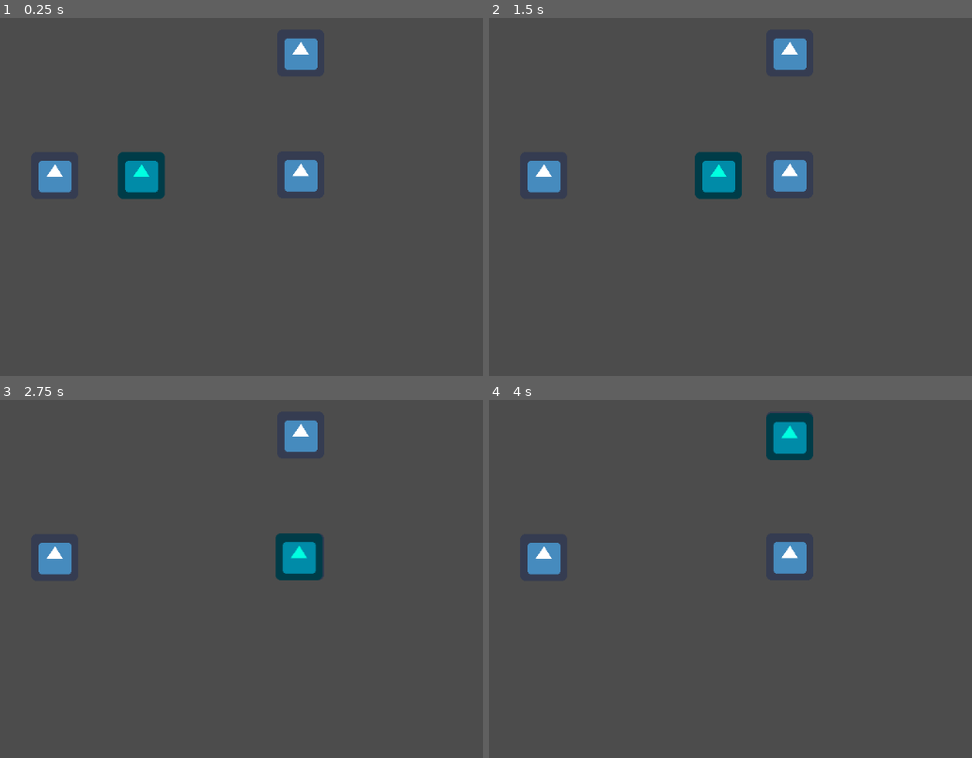
Above: before the commit, frames 1-4 (two rows, left to right).
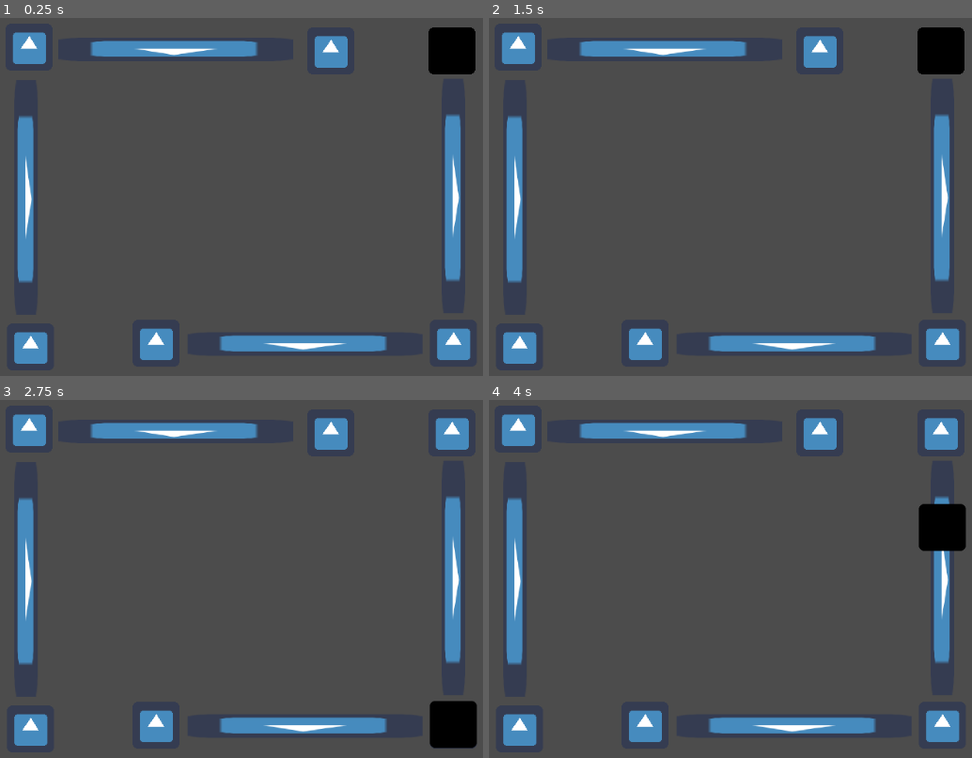
Above: after the commit, the same moments.

Repository: Triggered41/GoGodotJam
Game: Godot game, scene res://Levels/Node2D.tscn
Two runs of this game, one before a commit and one after it. Both use one fixed random seed, a clock stepped at 60 frames per second and the inputs below. The engine's default icon, where the game draws it, is replaced by a stand-in: a white triangle on a blue panel in a dark square.
Inputs (mouse positions are in pixels of both pictures, inside the frame that each line leads up to):
- Up to frame 1 (0.25 s): no input
- Up to frame 2 (1.5 s): tap Enter (ui_accept) at 0.5, 0.6, 0.77, 1.07, 1.25, 1.35 s; move the mouse to (918, 182) at 0.52 s; hold Right (ui_right) 0.53-1.28 s; move the mouse to (604, 225) at 1.27 s; hold Down (ui_down) from 1.28 s (still down)
- Up to frame 3 (2.75 s): tap Enter (ui_accept) at 1.52, 1.82, 2, 2.1 s; move the mouse to (342, 489) at 2.02 s; release Down (ui_down) at 2.03 s; hold Right (ui_right) from 2.03 s (still down)
- Up to frame 4 (4 s): move the mouse to (716, 675) at 2.77 s; release Right (ui_right) at 2.78 s; hold Up (ui_up) 2.78-3.53 s; tap Enter (ui_accept) at 2.85, 3.02, 3.32, 3.5, 3.6, 3.77 s; move the mouse to (outside the picture) at 3.52 s; hold Left (ui_left) from 3.53 s (still down)

The runs differ from the first frame. In frame 1, 14% of the frame differs, in the area x 2-99%, y 2-97%; in frame 2, 14%; in frame 3, 13%; in frame 4, 13%.

Commit message:
Mouse Drag added, some fixes

Diff:
--- a/Levels/Node2D.tscn
+++ b/Levels/Node2D.tscn
@@ -1,18 +1,45 @@
-[gd_scene load_steps=4 format=2]
+[gd_scene load_steps=5 format=2]
 
 [ext_resource path="res://Player.tscn" type="PackedScene" id=1]
 [ext_resource path="res://WireNode.tscn" type="PackedScene" id=2]
 [ext_resource path="res://bulb.tscn" type="PackedScene" id=3]
+[ext_resource path="res://Wire.tscn" type="PackedScene" id=4]
 
 [node name="Node2D" type="Node2D"]
 
-[node name="Player" parent="." instance=ExtResource( 1 )]
-
 [node name="RigidBody2D" parent="." instance=ExtResource( 2 )]
-position = Vector2( 558, 260 )
+position = Vector2( 766, 490 )
 
 [node name="RigidBody2D2" parent="." instance=ExtResource( 2 )]
-position = Vector2( 558, 94 )
+position = Vector2( 764, 91 )
+
+[node name="RigidBody2D3" parent="." instance=ExtResource( 2 )]
+position = Vector2( 599, 91 )
+
+[node name="RigidBody2D4" parent="." instance=ExtResource( 2 )]
+position = Vector2( 188, 86 )
+
+[node name="RigidBody2D5" parent="." instance=ExtResource( 2 )]
+position = Vector2( 190, 495 )
 
 [node name="bulb" parent="." instance=ExtResource( 3 )]
-position = Vector2( 223, 261 )
+position = Vector2( 361, 490 )
+
+[node name="Wire2" parent="." instance=ExtResource( 4 )]
+position = Vector2( 766, 289 )
+rotation = 1.57079
+
+[node name="Wire5" parent="." instance=ExtResource( 4 )]
+position = Vector2( 184, 291 )
+rotation = 1.57079
+
+[node name="Wire3" parent="." instance=ExtResource( 4 )]
+position = Vector2( 564, 491 )
+rotation = 3.14159
+
+[node name="Wire4" parent="." instance=ExtResource( 4 )]
+position = Vector2( 388, 89 )
+rotation = 3.14159
+
+[node name="Player" parent="." instance=ExtResource( 1 )]
+position = Vector2( 764, 91 )
--- a/Player.gd
+++ b/Player.gd
@@ -3,6 +3,12 @@
 export var speed = 10.0
 
 onready var rays = $Junction_check
+
+var is_pointer = false
+var can_move = false
+
+var pos = Vector2.ZERO
+var current_dir = 0
 
 var movedir = Vector2.ZERO
 var available_dir = [false, false, false, false] #UP, DOWN, LEFT, RIGHT]
@@ -19,20 +25,56 @@
 	if movedir == Vector2.ZERO:
 		if Input.is_action_just_released("ui_up") and available_dir[0]:
 			movedir.y = -speed
-
+			current_dir = 1
 		if Input.is_action_just_released("ui_down") and available_dir[1]:
 			movedir.y = speed
-
+			current_dir = 0
 		if Input.is_action_just_released("ui_left") and available_dir[2]:
 			movedir.x = -speed
-
+			current_dir = 3
 		if Input.is_action_just_released("ui_right") and available_dir[3]:
 			movedir.x = speed
+			current_dir = 2
+		if Input.is_action_just_pressed("ui_accept"):
+			pos = global_position
+			if is_pointer:
+				can_move = true
+		if Input.is_action_just_released("ui_accept"):
+			can_move = false
+			global_position = pos
+			to_junction()
+
+		player_to_mouse()
+
+
 
 func check_junc():
 	for i in range(4):
 		var ray = rays.get_child(i)
-		if ray.is_colliding() and ray.get_collider().is_in_group("junction"):
+		if ray.is_colliding() and ray.get_collider().is_in_group("wire"):
 			available_dir[i] = true
 		else:
 			available_dir[i] = false
+
+func player_to_mouse():
+	if can_move:
+		var dir = get_global_mouse_position() - pos
+		var length = dir.length()
+		length = clamp(length, 0, 150)
+		global_position = pos + dir.normalized()*length
+
+func _on_Player_mouse_entered():
+	is_pointer = true
+	print("Mouse Entered")
+
+func _on_Player_mouse_exited():
+	is_pointer = false
+	print("Mouse Exited")
+
+func to_junction():
+	var check = $Area2D
+	for body in check.get_overlapping_areas():
+		print(check.get_overlapping_areas())
+		if body.is_in_group("junction"):
+			global_position = body.global_position
+			print("OH YEAH")
--- a/Player.tscn
+++ b/Player.tscn
@@ -6,14 +6,13 @@
 [sub_resource type="RectangleShape2D" id=1]
 extents = Vector2( 30.5, 30.5 )
 
+[sub_resource type="RectangleShape2D" id=2]
+extents = Vector2( 30, 30 )
+
 [node name="Player" type="KinematicBody2D" groups=["player"]]
-position = Vector2( 341, 261 )
 z_index = 1
+input_pickable = true
 script = ExtResource( 1 )
-
-[node name="Icon" type="Sprite" parent="."]
-modulate = Color( 0, 1, 0.882353, 1 )
-texture = ExtResource( 2 )
 
 [node name="CollisionShape2D" type="CollisionShape2D" parent="."]
 shape = SubResource( 1 )
@@ -23,19 +22,31 @@
 [node name="junc_checku" type="RayCast2D" parent="Junction_check"]
 position = Vector2( 0, -38 )
 enabled = true
-cast_to = Vector2( 0, -300 )
+cast_to = Vector2( 0, -30 )
 
 [node name="junc_checkd" type="RayCast2D" parent="Junction_check"]
 position = Vector2( 0, 41 )
 enabled = true
-cast_to = Vector2( 0, 300 )
+cast_to = Vector2( 0, 30 )
 
 [node name="junc_checkL" type="RayCast2D" parent="Junction_check"]
 position = Vector2( -42, 0 )
 enabled = true
-cast_to = Vector2( -300, 0 )
+cast_to = Vector2( -30, 0 )
 
 [node name="junc_checkR" type="RayCast2D" parent="Junction_check"]
 position = Vector2( 42, 0 )
 enabled = true
-cast_to = Vector2( 300, 0 )
+cast_to = Vector2( 30, 0 )
+
+[node name="Area2D" type="Area2D" parent="."]
+
+[node name="CollisionShape2D" type="CollisionShape2D" parent="Area2D"]
+shape = SubResource( 2 )
+
+[node name="Icon" type="Sprite" parent="Area2D"]
+modulate = Color( 0, 0, 0, 1 )
+texture = ExtResource( 2 )
+
+[connection signal="mouse_entered" from="." to="." method="_on_Player_mouse_entered"]
+[connection signal="mouse_exited" from="." to="." method="_on_Player_mouse_exited"]
--- /dev/null
+++ b/Wire.tscn
@@ -0,0 +1,15 @@
+[gd_scene load_steps=3 format=2]
+
+[ext_resource path="res://icon.png" type="Texture" id=1]
+
+[sub_resource type="RectangleShape2D" id=1]
+extents = Vector2( 163, 12 )
+
+[node name="Wire" type="StaticBody2D" groups=["wire"]]
+
+[node name="CollisionShape2D" type="CollisionShape2D" parent="."]
+shape = SubResource( 1 )
+
+[node name="Icon" type="Sprite" parent="."]
+scale = Vector2( 5, 0.5 )
+texture = ExtResource( 1 )
--- a/WireNode.gd
+++ b/WireNode.gd
@@ -5,7 +5,8 @@
 	player_to_pos()
 
 func _on_RigidBody2D_body_entered(body):
-	player = body
+	if body.is_in_group("player"):
+		player = body
 
 func _on_RigidBody2D_body_exited(body):
 	can_create = true
--- a/WireNode.tscn
+++ b/WireNode.tscn
@@ -6,12 +6,7 @@
 [sub_resource type="RectangleShape2D" id=1]
 extents = Vector2( 29, 30 )
 
-[node name="RigidBody2D" type="RigidBody2D" groups=["junction"]]
-mode = 3
-mass = 0.01
-gravity_scale = 0.0
-contacts_reported = 1
-contact_monitor = true
+[node name="RigidBody2D" type="Area2D" groups=["junction"]]
 script = ExtResource( 1 )
 
 [node name="CollisionShape2D" type="CollisionShape2D" parent="."]
--- a/bulb.tscn
+++ b/bulb.tscn
@@ -6,12 +6,7 @@
 [sub_resource type="RectangleShape2D" id=1]
 extents = Vector2( 30, 30 )
 
-[node name="bulb" type="RigidBody2D" groups=["junction"]]
-mode = 3
-mass = 0.01
-gravity_scale = 0.0
-contacts_reported = 5
-contact_monitor = true
+[node name="bulb" type="Area2D" groups=["junction"]]
 script = ExtResource( 1 )
 
 [node name="CollisionShape2D" type="CollisionShape2D" parent="."]
--- a/point.gd
+++ b/point.gd
@@ -1,14 +1,13 @@
-extends RigidBody2D
+extends Area2D
 
 class_name point
 
 var player
 var can_create = true
 
-
 func player_to_pos():
 	if player:
-		player.global_position = lerp(player.global_position, global_position, 0.6)
+		player.global_position = lerp(player.global_position, global_position, 0.7)
 		player.movedir = Vector2.ZERO
 		if can_create:
 			create_timer(0.05)
--- a/point.tscn
+++ b/point.tscn
@@ -2,5 +2,5 @@
 
 [ext_resource path="res://point.gd" type="Script" id=1]
 
-[node name="point" type="RigidBody2D" groups=["junction"]]
+[node name="point" type="Area2D" groups=["junction"]]
 script = ExtResource( 1 )
--- a/project.godot
+++ b/project.godot
@@ -9,7 +9,7 @@
 config_version=4
 
 _global_script_classes=[ {
-"base": "RigidBody2D",
+"base": "Area2D",
 "class": "point",
 "language": "GDScript",
 "path": "res://point.gd"
Not shown: 1 places in Player.tscn that only renumber resources
